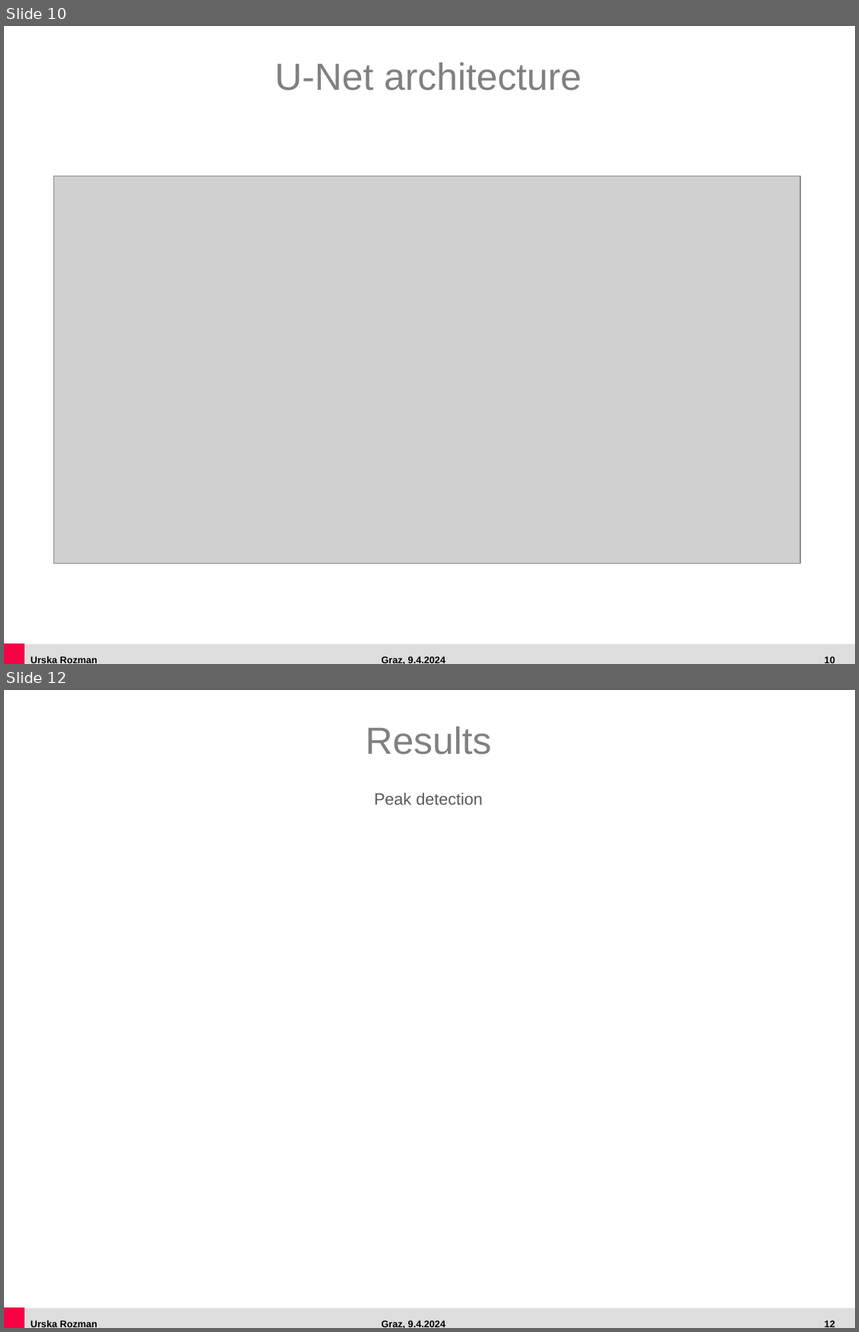
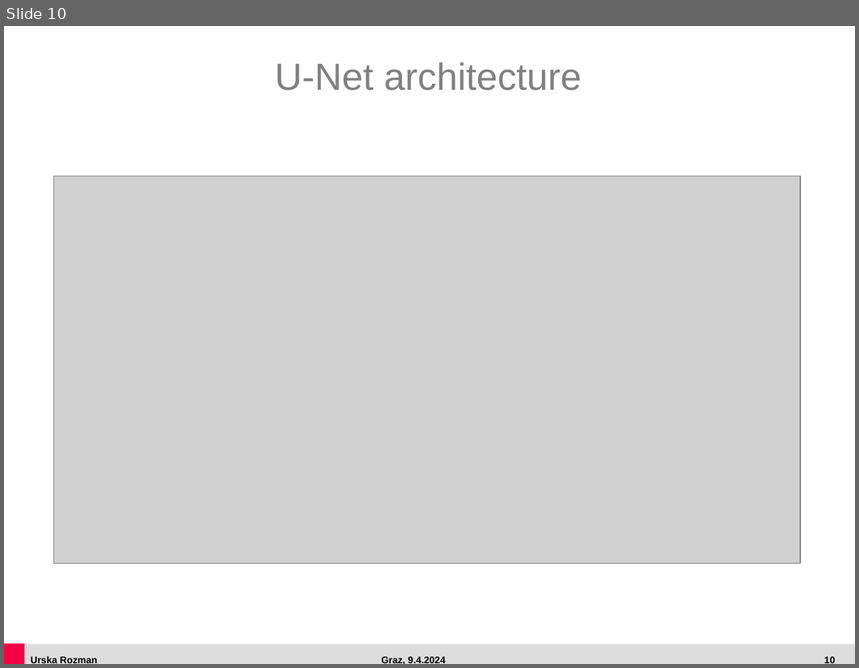
Before and after one commit to urozma/out-of-distribution-detection-ecg, a slide deck: BT_Urska_Rozman.pptx. Shown one above the other, each under a label of ours: slides 10 and 12 before the commit, slide 10 after it; the slides between them are not shown. The pictures are 859x1332 and 859x668 pixels, drawn with LibreOffice and Linux fonts; fonts in the diff are those of the drawing; grey boxes stand for pictures. Boxes give left, top, right and bottom in pixels: in the first picture for what was removed or moved away, otherwise in the second. Text is boxed around its words. In the diff, an @@ line names an element or a change of style, - is before the commit and + after.

```diff
--- a/BT_Urska_Rozman.pptx
+++ b/BT_Urska_Rozman.pptx
@@ slide 12 removed at (4,690,855,1328), background #FFFFFF; not listed: 5 template elements that a slide beside it also shows @@
@@ title removed at (366,726,492,755) @@
-Results
@@ text removed at (374,793,483,805) @@
-Peak detection
```
Also in this commit, not shown: 3 slides changed, 2 slides added, 51 other files.
